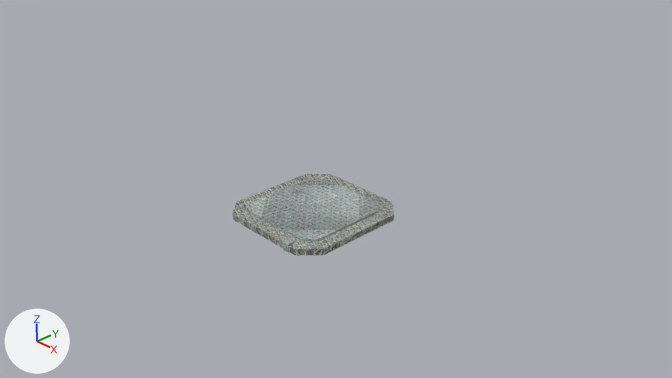
An edit to the Blender file Art/Modelle/Levelbaukasten/Trigger/trigger_pressureplate_2.blend, drawn before and after from the same camera.
Both versions are drawn from the file's camera 'Camera'. The axes (+X, +Y, +Z) are drawn at lower left. The lights are the same throughout.
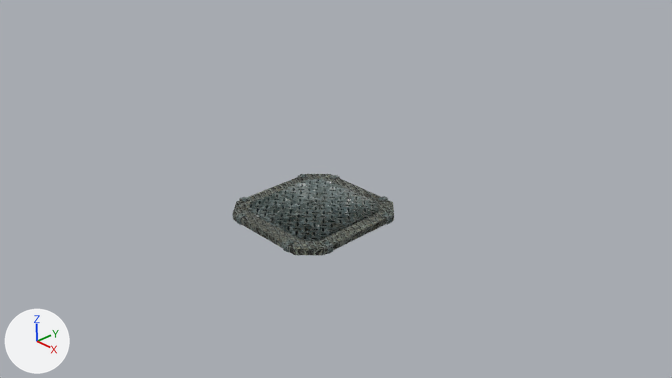
The change, as a diff of the scene's bpy script:
```diff
--- a/Art/Modelle/Levelbaukasten/Trigger/trigger_pressureplate_2.blend.py
+++ b/Art/Modelle/Levelbaukasten/Trigger/trigger_pressureplate_2.blend.py
@@ mat_triggers_pressureplate_2_base_metal_3 @@
+mat_triggers_pressureplate_2_base_metal_3 = bpy.data.materials.new('triggers_pressurePlate_2_base_metal_3')
+mat_triggers_pressureplate_2_base_metal_3.use_nodes = True; mat_triggers_pressureplate_2_base_metal_3.node_tree.nodes.clear()
+_N = mat_triggers_pressureplate_2_base_metal_3.node_tree.nodes; _L = mat_triggers_pressureplate_2_base_metal_3.node_tree.links
+n0 = _N.new('ShaderNodeOutputMaterial'); n0.name = 'Material Output'
+n1 = _N.new('ShaderNodeBsdfDiffuse'); n1.name = 'Diffuse BSDF'
+n2 = _N.new('ShaderNodeTexCoord'); n2.name = 'Texture Coordinate'
+n3 = _N.new('ShaderNodeTexImage'); n3.name = 'Image Texture'
+n3.image = img_trigger_metal_3_diffuse_jpg
+_L.new(n1.outputs[0], n0.inputs[0])  # 'BSDF' to 'Surface'
+_L.new(n2.outputs[2], n3.inputs[0])  # 'UV' to 'Vector'
+_L.new(n3.outputs[0], n1.inputs[0])  # 'Color' to 'Color'
@@ mat_triggers_pressureplate_2_details_matel_2 @@
+mat_triggers_pressureplate_2_details_matel_2 = bpy.data.materials.new('triggers_pressureplate_2_details_matel_2')
+mat_triggers_pressureplate_2_details_matel_2.use_nodes = True; mat_triggers_pressureplate_2_details_matel_2.node_tree.nodes.clear()
+_N = mat_triggers_pressureplate_2_details_matel_2.node_tree.nodes; _L = mat_triggers_pressureplate_2_details_matel_2.node_tree.links
+n0 = _N.new('ShaderNodeOutputMaterial'); n0.name = 'Material Output'
+n1 = _N.new('ShaderNodeBsdfDiffuse'); n1.name = 'Diffuse BSDF'
+n2 = _N.new('ShaderNodeTexImage'); n2.name = 'Image Texture'
+n2.image = img_trigger_metal_2_diffuse_jpg
+n3 = _N.new('ShaderNodeTexCoord'); n3.name = 'Texture Coordinate'
+_L.new(n1.outputs[0], n0.inputs[0])  # 'BSDF' to 'Surface'
+_L.new(n3.outputs[2], n2.inputs[0])  # 'UV' to 'Vector'
+_L.new(n2.outputs[0], n1.inputs[0])  # 'Color' to 'Color'
@@ me_cube_001 @@
 me_cube_001.from_pydata(...)  # 16 vertices, 9 faces; spans x -0.6..0.6, y -0.6..0.6, z 0.1..0.12
 # used by ob_cube_001; location = (0.0, 0.0, 0.0); scale = (1.3, 1.3, 1.0)
-me_cube_001.materials.append(mat_triggers_pressureplate_2_details)
+# me_cube_001 part 1: texture (UV) coordinates of 9 of 9 faces, centred in x -0.6..0.6, y -0.6..0.6, z 0.11..0.12, changed; they spanned u -0.16..1.19, v -0.15..1.2 and now span u 0.17..0.85, v -1.0..1.0
+me_cube_001.materials.append(mat_triggers_pressureplate_2_details_matel_2)
@@ me_cube @@
 me_cube.from_pydata(...)  # 16 vertices, 9 faces; spans x -1.0..1.0, y -1.0..1.0, z 0.0..0.1
-me_cube.materials.append(mat_triggers_pressureplate_2_base)
+me_cube.materials.append(mat_triggers_pressureplate_2_base_metal_3)
@@ ob_cube_004 @@
-ob_cube_004 = bpy.data.objects.new('Cube.004', me_cube_004)
@@ ob_cube_002 @@
+ob_cube_002 = bpy.data.objects.new('Cube.002', me_cube_002)  # 64 vertices, 40 faces; spans x -2.12..-0.08, y -1.02..1.02, z 0.0..0.12
+ob_cube_002.location = (-1.1, 0.0, 0.0)
+ob_cube_002.rotation_euler = (0.0, 0.0, -3.142)  # degrees (0, 0, -180)
```

Pixel boxes [x1, y1, x2, y2] of what changed, in the pictures (672 x 378 px):
'Cube.001', recoloured, surface changed
    both: [249, 179, 378, 241]
'Cube', recoloured
    both: [233, 174, 394, 255]
'Cube.002', added
    after: [236, 174, 392, 254]
'Cube.004', deleted
    before: [283, 240, 294, 252]
